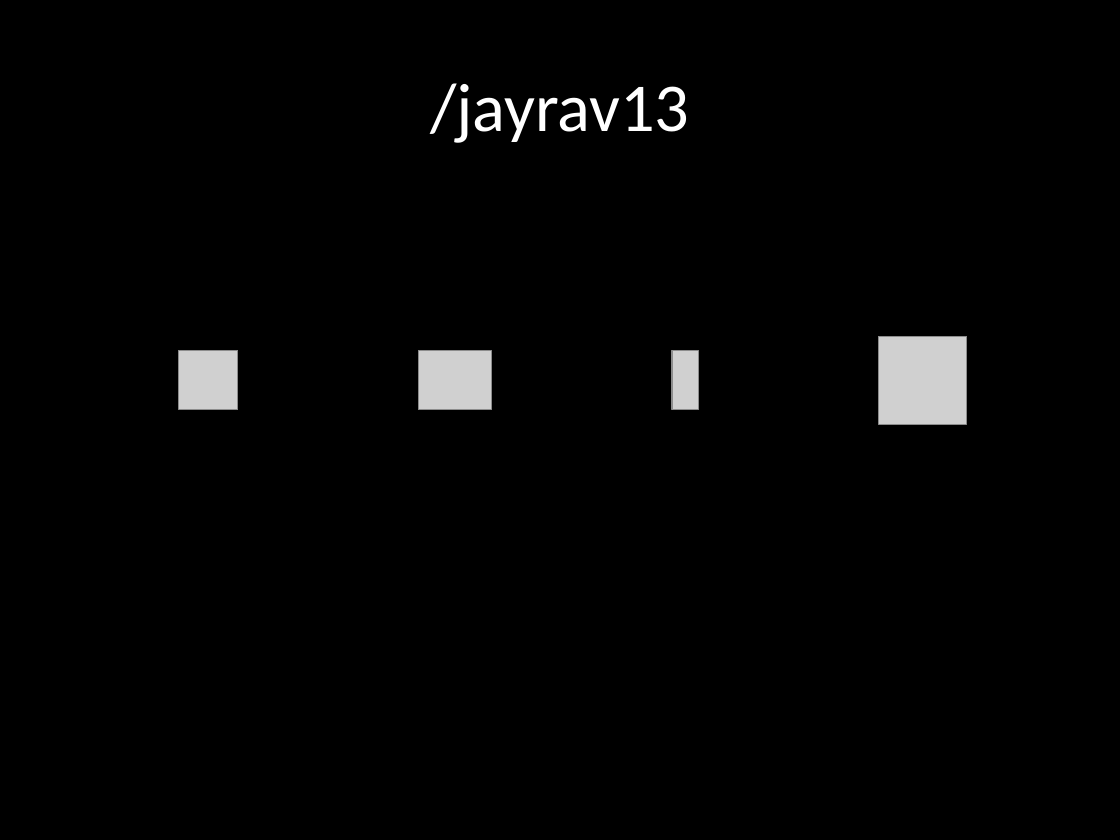
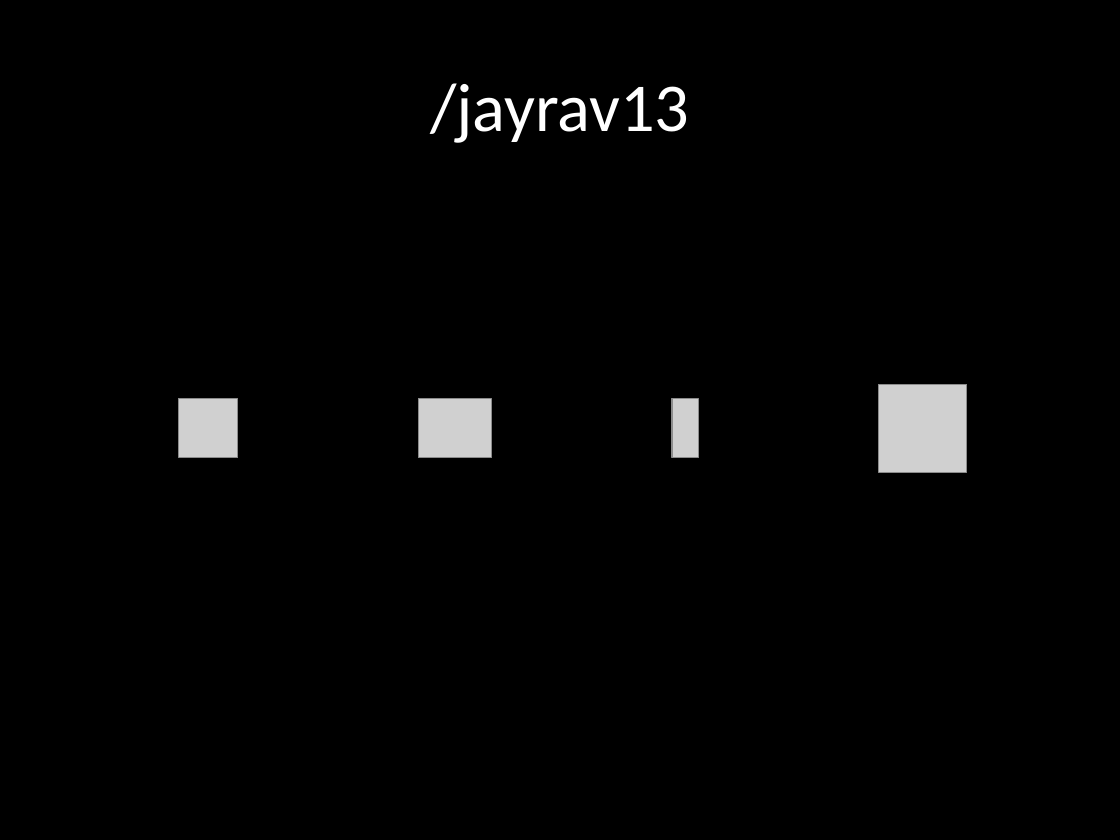
Before and after one commit to jayrav13/hackhers-apiworkshop, a slide deck: slide 7 of presentation/Intro-to-APIs.pptx. Drawn at 1120x840 pixels with LibreOffice and Linux fonts; fonts in the diff are those of the drawing; grey boxes stand for pictures. Boxes give left, top, right and bottom in pixels: in the first picture for what was removed or moved away, otherwise in the second. Text is boxed around its words. In the diff, an @@ line names an element or a change of style, - is before the commit and + after.

```diff
--- a/presentation/Intro-to-APIs.pptx
+++ b/presentation/Intro-to-APIs.pptx
@@ 4 pictures: place and size @@
-4 pictures at bbox=[179, 336, 968, 424]
+4 pictures at bbox=[179, 384, 968, 473]
```
Also in this commit, not shown: 1 other slide changed, 4 other files.
